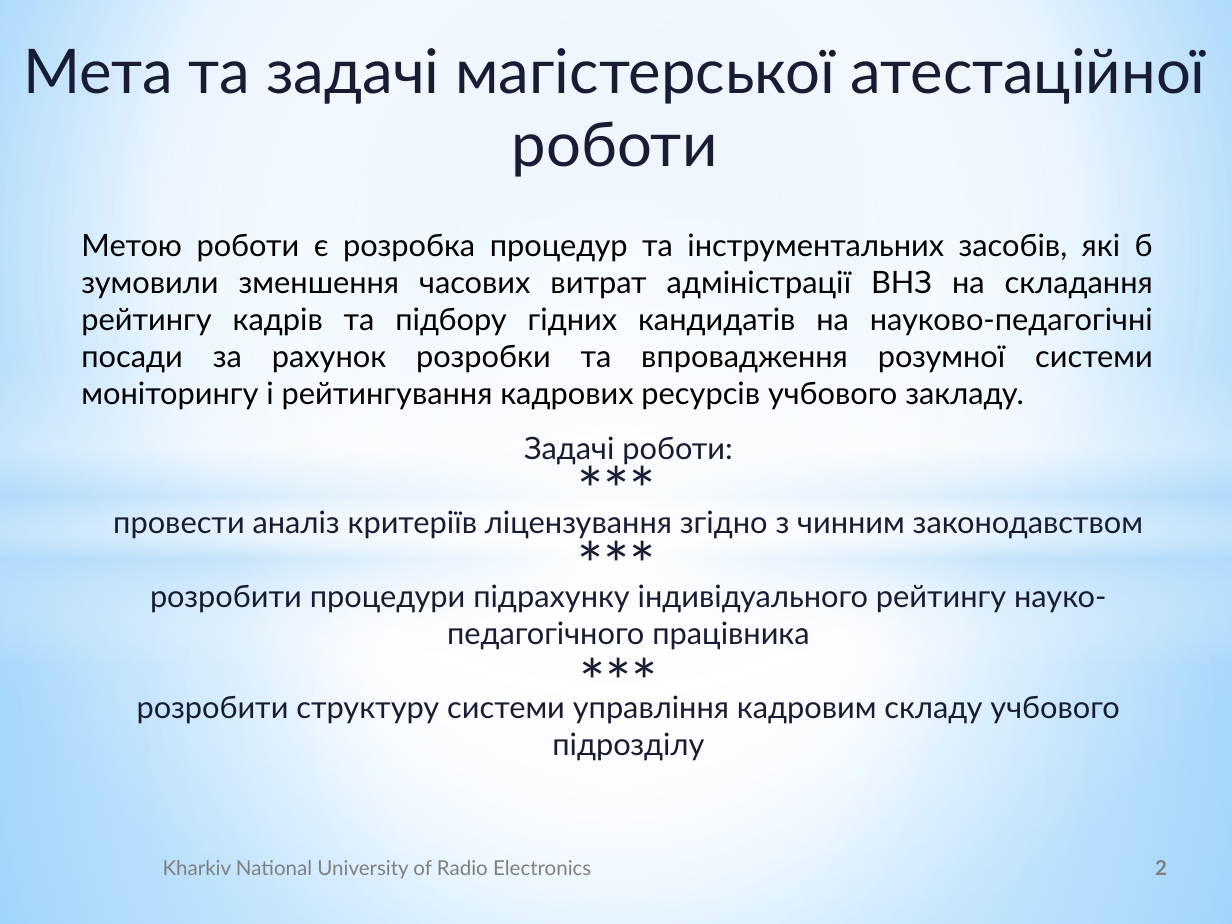
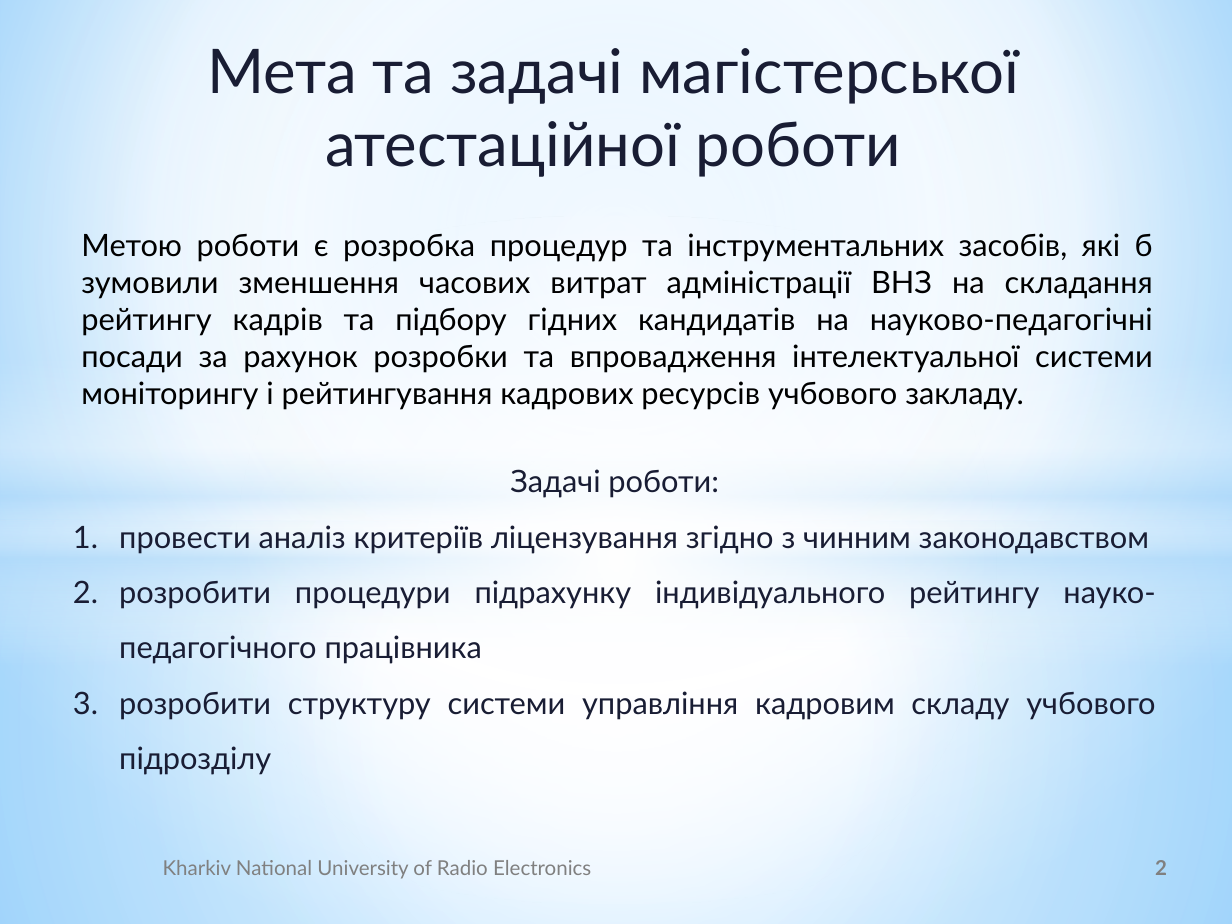
Before and after one commit to UdgineIzotov/diplom-doc, a slide deck: slide 2 of root/Ізотов_Презентация.pptx. Drawn at 1232x924 pixels with LibreOffice and Linux fonts; fonts in the diff are those of the drawing; background and template pictures are left out. Boxes give left, top, right and bottom in pixels: in the first picture for what was removed or moved away, otherwise in the second. Text is boxed around its words. In the diff, an @@ line names an element or a change of style, - is before the commit and + after.

```diff
--- a/root/Ізотов_Презентация.pptx
+++ b/root/Ізотов_Презентация.pptx
@@ text "Мета та задачі магістерської атестаційної ..." rewrapped from bbox=[23, 48, 1206, 177] to bbox=[207, 48, 1019, 177] @@
@@ text at bbox=[81, 233, 1153, 410]: text changed @@
-Метою роботи є розробка процедур та інструментальних засобів, які б зумовили зменшення часових витрат адміністрації ВНЗ на складання рейтингу кадрів та підбору гідних кандидатів на науково-педагогічні посади за рахунок розробки та впровадження розумної системи моніторингу і рейтингування кадрових ресурсів учбового закладу.
+Метою роботи є розробка процедур та інструментальних засобів, які б зумовили зменшення часових витрат адміністрації ВНЗ на складання рейтингу кадрів та підбору гідних кандидатів на науково-педагогічні посади за рахунок розробки та впровадження інтелектуальної системи моніторингу і рейтингування кадрових ресурсів учбового закладу.
@@ text removed at bbox=[565, 445, 685, 532] @@
-***
@@ text "Задачі роботи:": place and size @@
-text "Задачі роботи:" at bbox=[113, 436, 1143, 724]
+text "Задачі роботи:" at bbox=[119, 469, 1155, 775]
@@ text at bbox=[119, 525, 1155, 775]: alignment centre to justified; bullet none to 1.; line spacing 1 to 1.5 @@
@@ text removed at bbox=[565, 520, 685, 607] @@
-***
@@ text removed at bbox=[568, 637, 687, 724] @@
-***
```
Also in this commit, not shown: 11 other slides changed, 2 slides added, 1 slide removed, 4 other files.
